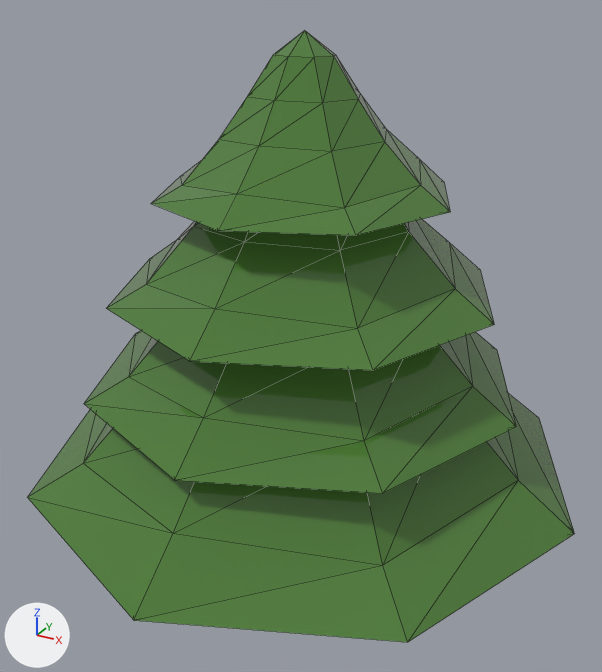
The FBX model Assets/[Penguin Delivery]/Escenario/Obstaculos/ArbolesModelos/ArbolesPequesPenguinDelivery.fbx: old version first, new version second.
Both versions are drawn from a 50 mm lens placed at (2.96, -5.44, 4.91), pointed at (-0.01, -0.03, 2.21). The axes (+X, +Y, +Z) are drawn at lower left. The lights are the same throughout. The older version comes first. Mesh edges are drawn as thin lines. Where no turn or scale is listed for an object, it has been applied to the vertices.

In view in the first picture: 'arbol'.
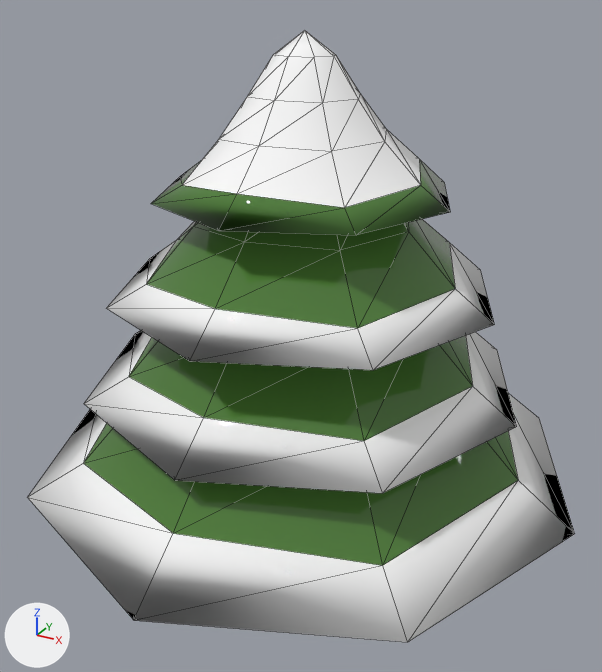
What the commit changed:
Material 'Material #0' (mat_material__0) is new.
Its base color is (1.0, 1.0, 1.0) (white #ffffff).
Its roughness is 0.0.
me_mesh has 196 vertices, 366 faces and spans x -2.29..2.29, y -2.29..2.29, z 0.0..4.52.
me_mesh is used by ob_arbol; location (0.0, 0.0, 0.0).
me_mesh part 1: its shading normals changed.
me_mesh part 2: 104 of the faces centred in x -1.91..1.91, y -1.91..1.91, z 1.16..4.42 switch from mat_verdehojas (green #4e7d37) to mat_material__0 (white #ffffff).

Location of each change, [x1, y1, x2, y2] in pixels of the pictures (602 x 672 px):
'arbol', shading changed, recoloured (green to white)
    both: [27, 31, 575, 642]
part 2 of me_mesh, recoloured (green to white)
    both: [27, 31, 575, 642]
